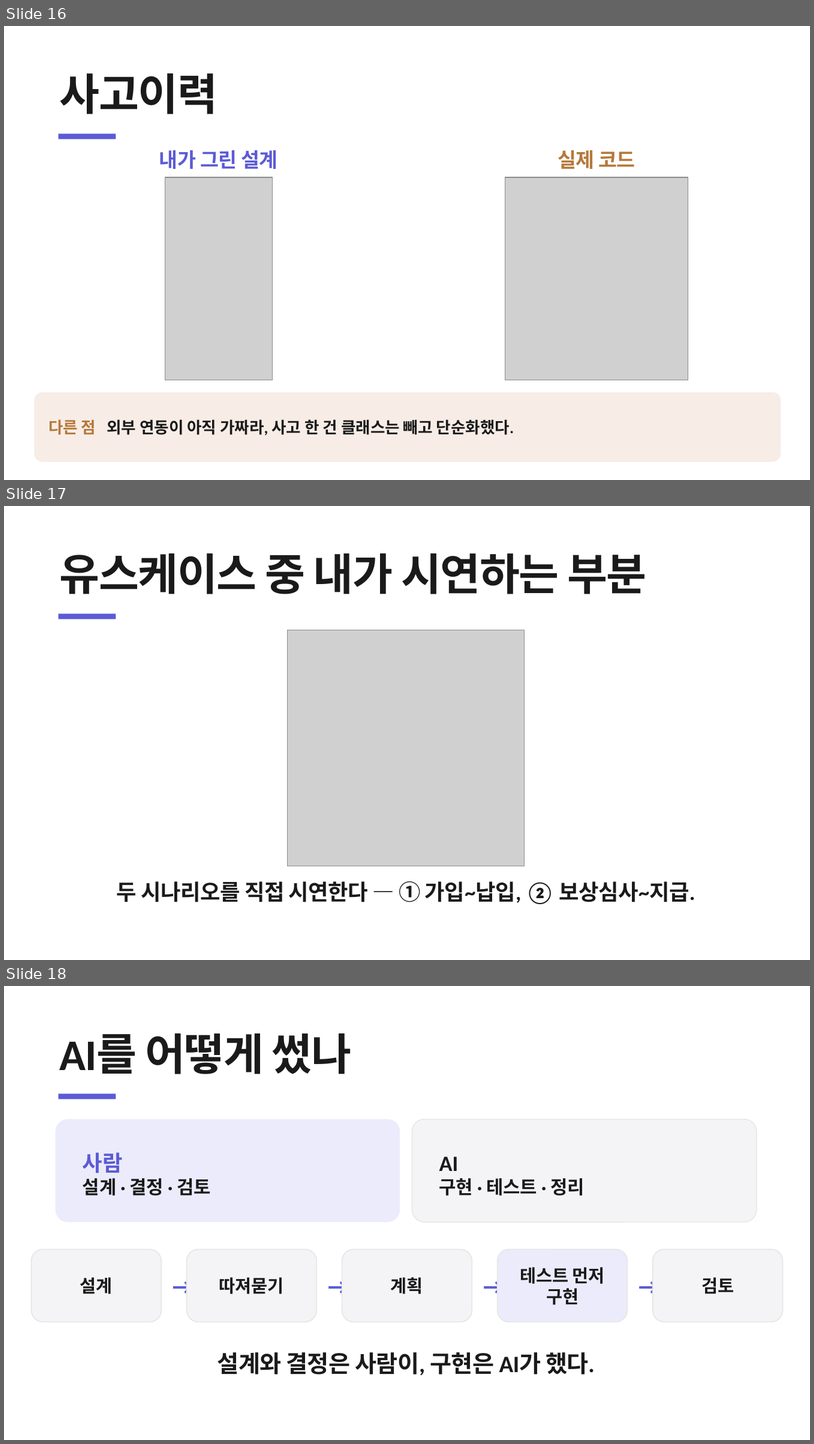
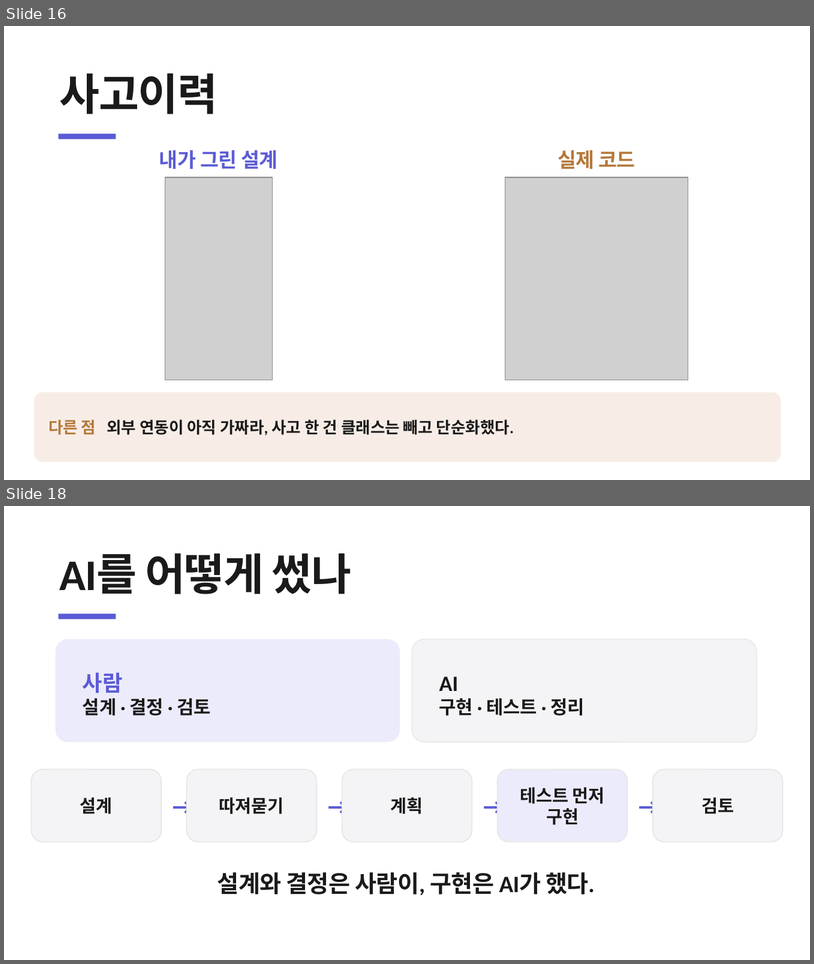
Before and after one commit to heyoonyoon/distributed-programming, a slide deck: docs/presentation/보험발표-figma.pptx. Shown one above the other, each under a label of ours: slides 16, 17 and 18 before the commit, slides 16 and 18 after it; the slides between them are not shown. The pictures are 814x1444 and 814x964 pixels, drawn with LibreOffice and Linux fonts; fonts in the diff are those of the drawing; grey boxes stand for pictures. Boxes give left, top, right and bottom in pixels: in the first picture for what was removed or moved away, otherwise in the second. Text is boxed around its words. In the diff, an @@ line names an element or a change of style, - is before the commit and + after.

```diff
--- a/docs/presentation/보험발표-figma.pptx
+++ b/docs/presentation/보험발표-figma.pptx
@@ slide 17 removed at (x1=4, y1=506, x2=810, y2=960), background #FFFFFF @@
@@ text removed at (x1=60, y1=553, x2=647, y2=594) @@
-유스케이스 중 내가 시연하는 부분
@@ rectangle removed at (x1=59, y1=613, x2=116, y2=619) @@
@@ picture removed at (x1=288, y1=630, x2=525, y2=866) @@
@@ text removed at (x1=117, y1=881, x2=696, y2=904) @@
-두 시나리오를 직접 시연한다 — ① 가입~납입, ② 보상심사~지급.
```
Also in this commit, not shown: 1 slide added, 3 other files.
